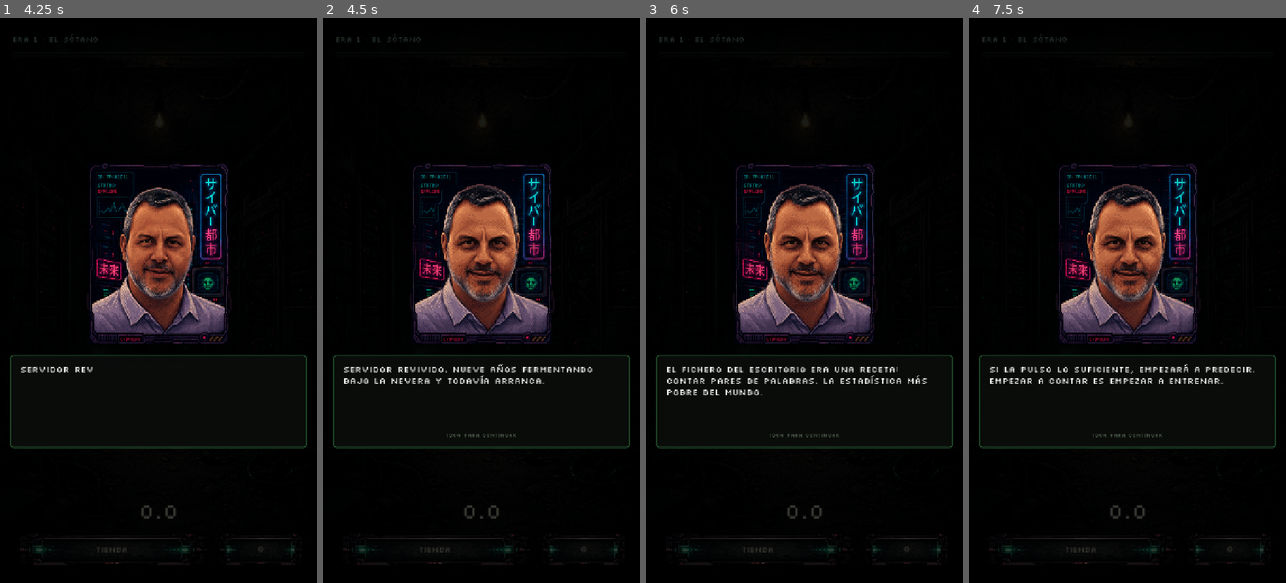
Above: before the commit, frames 1-4 (left to right).
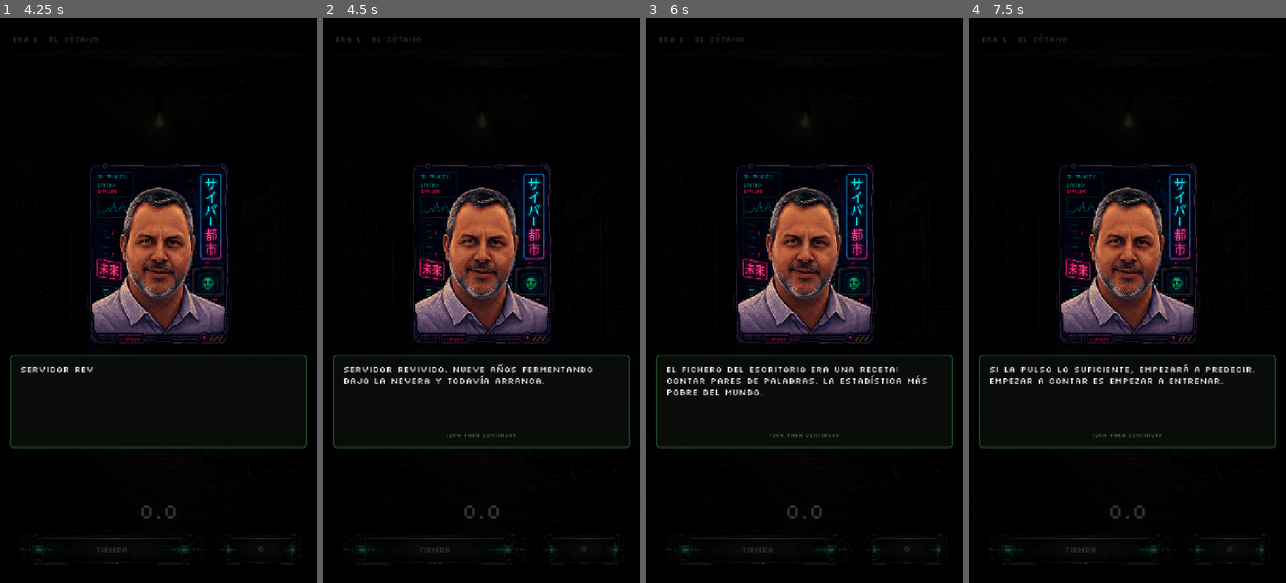
Above: after the commit, the same moments.

Repository: vpedrosa/programacion-dispositivos-moviles
Game: Godot game, scene res://scenes/screens/main_menu/main_menu.tscn
The game is run twice, just before and just after one commit, with the same random seed, the same clock (stepped at 60 frames per second) and the same inputs.
Inputs:
- Up to frame 1 (4.25 s): click "NUEVA" at 0.5 s; click "‹ ATRÁS" at 1.25 s; click "NUEVA" at 2 s; click "SLOT 1 · vacío" at 2.75 s; click "Saltar ›" at 3.5 s
- Up to frame 2 (4.5 s): click "TOCA PARA ENTRENAR" at 4.25 s
- Up to frame 3 (6 s): click "TIENDA" at 5 s; click "⚙" at 5.75 s
- Up to frame 4 (7.5 s): click "TOCA PARA ENTRENAR" at 6.5 s; click "TIENDA" at 7.25 s

Frame 1 is identical in both runs. In frame 2, 2.3% of the frame differs, in the area x 31-70%, y 28-53%; in frame 3, 2.3%; in frame 4, 2.3%.

Commit message:
fix #327: separa el frame de reposo del researcher en diálogo y eventos
dialogue.gd — IDLE_FRAME pasa de researcher-idle.png a
researcher-talking-idle.png. Cuando se termina de escribir una
línea, el portrait se queda en el frame "talking idle" (la boca
cerrada de la animación de habla) y no en el sprite reposado fuera
de la animación. El ciclo TALKING_FRAMES sigue siendo
animation-{1,2,3} + talking-idle como antes.

ethical_event.tscn — añade un TextureRect Portrait con
researcher-idle.png (sprite reposado, fuera del ciclo de habla)
entre el prefijo DECISIÓN ÉTICA y el prompt. Tamaño 220x280
manteniendo el aspect del sprite (351x450).

Con esto researcher-idle.png queda reservado para escenas donde el
investigador no es el hablante (decisiones éticas, diálogos
pasivos), tal como pedía el AC.

Closes #327

Diff:
--- a/the-tokenizer/game/the-tokenizer/scenes/screens/dialogue/dialogue.gd
+++ b/the-tokenizer/game/the-tokenizer/scenes/screens/dialogue/dialogue.gd
@@ -15,7 +15,7 @@
 	preload("res://assets/sprites/player/researcher-talking-animation-3.png"),
 	preload("res://assets/sprites/player/researcher-talking-idle.png"),
 ]
-const IDLE_FRAME := preload("res://assets/sprites/player/researcher-idle.png")
+const IDLE_FRAME := preload("res://assets/sprites/player/researcher-talking-idle.png")
 const CHAR_INTERVAL := 0.035
 const TALK_FRAME_INTERVAL := 0.13
 
--- a/the-tokenizer/game/the-tokenizer/scenes/screens/ethical_event/ethical_event.tscn
+++ b/the-tokenizer/game/the-tokenizer/scenes/screens/ethical_event/ethical_event.tscn
@@ -2,6 +2,7 @@
 
 [ext_resource type="Script" path="res://scenes/screens/ethical_event/ethical_event.gd" id="1_event"]
 [ext_resource type="FontFile" uid="uid://ci40ab3op2mh7" path="res://assets/fonts/Silkscreen-Regular.ttf" id="2_font"]
+[ext_resource type="Texture2D" uid="uid://bxku688gsvl2j" path="res://assets/sprites/player/researcher-idle.png" id="3_portrait"]
 
 [sub_resource type="Theme" id="Theme_ee"]
 default_font = ExtResource("2_font")
@@ -52,6 +53,15 @@
 text = "DECISIÓN ÉTICA"
 horizontal_alignment = 1
 
+[node name="Portrait" type="TextureRect" parent="Margin/VBox"]
+custom_minimum_size = Vector2(220, 280)
+layout_mode = 2
+size_flags_horizontal = 4
+mouse_filter = 2
+texture = ExtResource("3_portrait")
+expand_mode = 1
+stretch_mode = 5
+
 [node name="PromptLabel" type="Label" parent="Margin/VBox"]
 unique_name_in_owner = true
 layout_mode = 2
